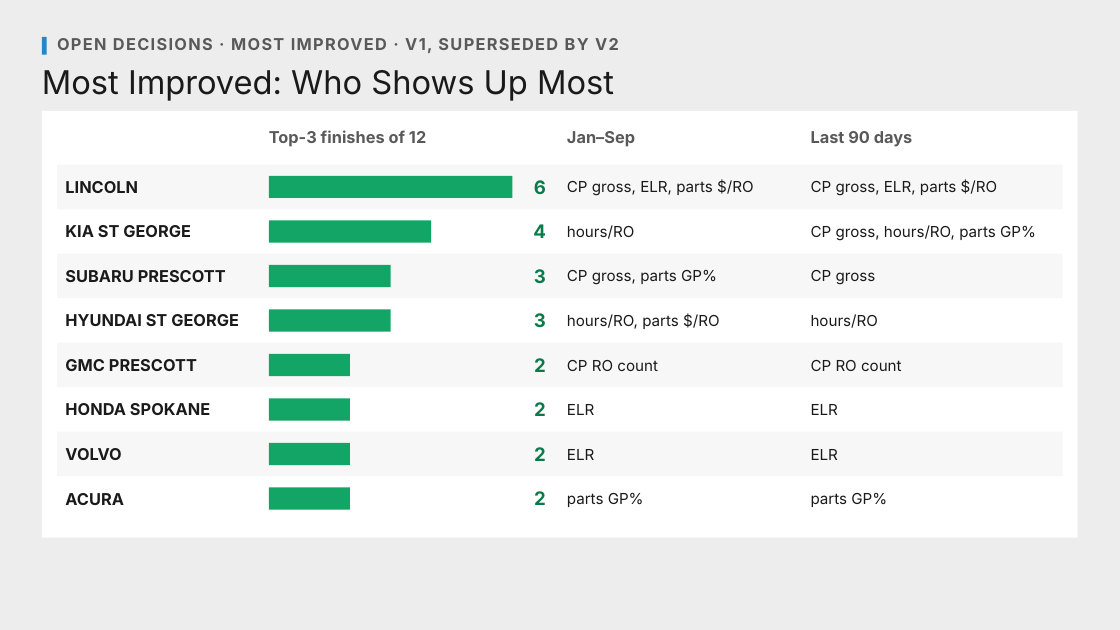
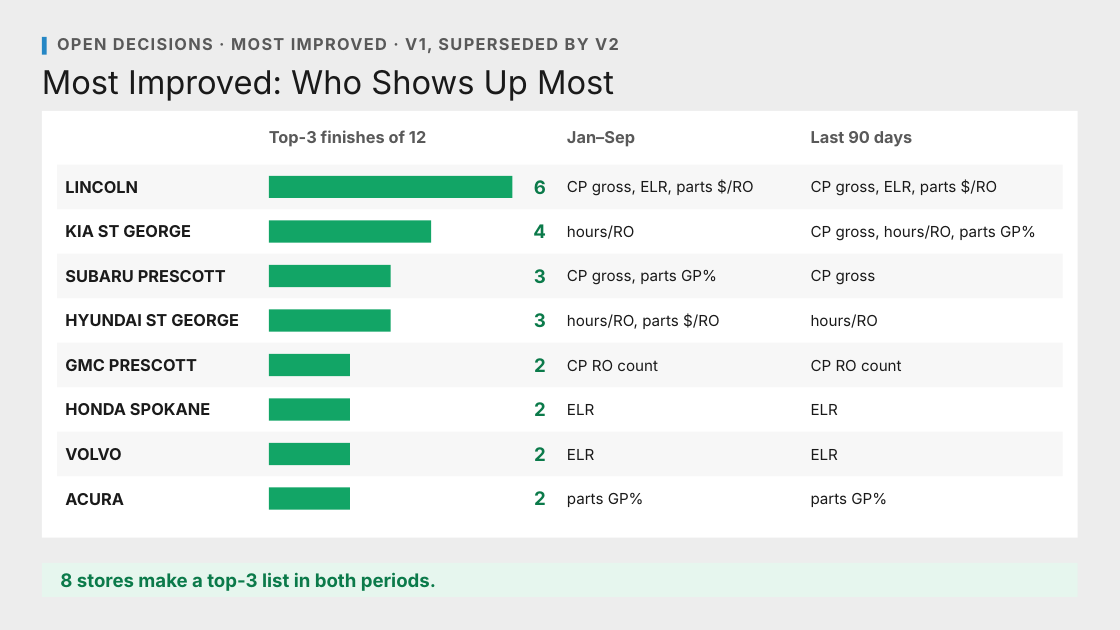
Before and after one commit to Ndresner/Noah, a slide deck: slide 196 of day2-deck/decks/Fixed Ops - Day 2 Example Test Deck.pptx. Drawn at 1120x630 pixels with LibreOffice and Linux fonts; fonts in the diff are those of the drawing. Boxes give left, top, right and bottom in pixels: in the first picture for what was removed or moved away, otherwise in the second. Text is boxed around its words. In the diff, an @@ line names an element or a change of style, - is before the commit and + after.

```diff
--- a/day2-deck/decks/Fixed Ops - Day 2 Example Test Deck.pptx
+++ b/day2-deck/decks/Fixed Ops - Day 2 Example Test Deck.pptx
@@ rectangle added at box(42, 563, 1078, 597), fill #E6F6EE @@
@@ text added at box(60, 572, 436, 591), 16 pt, text #0B7A4A, bold @@
+8 stores make a top-3 list in both periods.
```
Also in this commit, not shown: 59 other slides changed, 35 other files.
